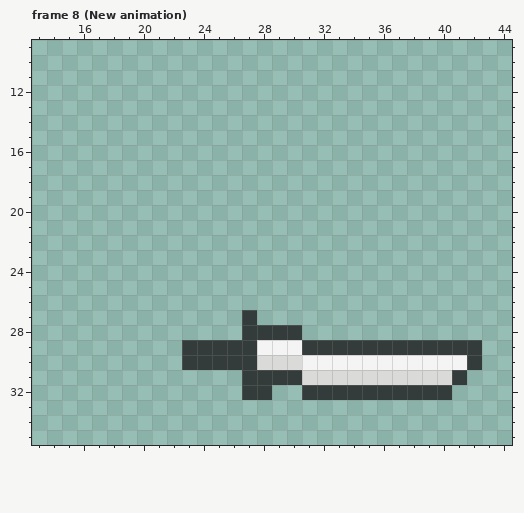
File history of a pixel-art file, Data/Set_01/Set01_Sword_export.aseprite. The picture above is the old version.
48x48 pixels, 12 frames. Shown: frame 8 (New animation): x 13..44, y 9..35. The commit also changed other frames, which this record leaves out.
After:
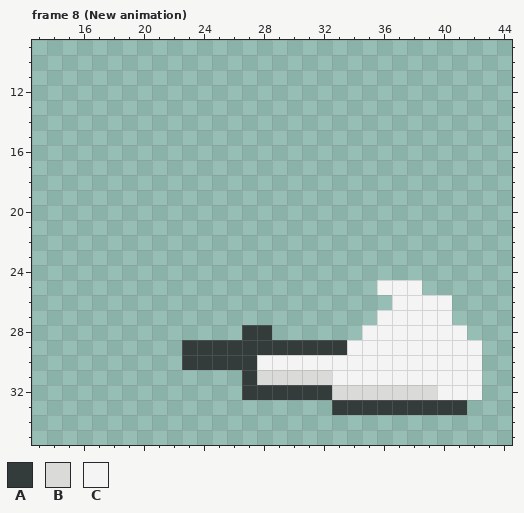
Palette (. is transparent): A #333c3a  B #dadad8  C #f4f4f4
Change:
Changed rows in their new state; - is an unchanged pixel.
Frame 8 (New animation):
first column x 27:
25 ---------CCC----
26 ----------CCCC--
27 .--------CCCCC--
28 --..----CCCCCCC-
29 -AAA---CCCCCCCCC
30 -CCC-----------C
31 -BBB--CCCCCCCCCC
32 --AA--BBBBBBBCCC
33 ------AAAAAAAAA-
Changed places in both pictures, as pixel boxes (x1, y1, x2, y2):
changed: (242, 280, 482, 415)
